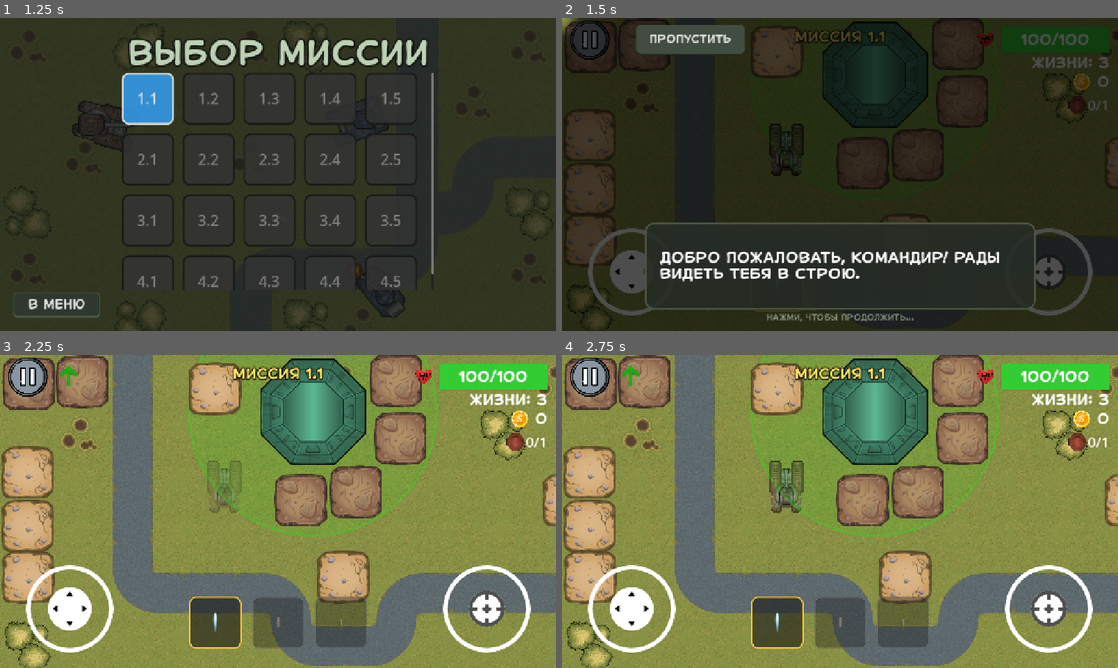
Above: before the commit, frames 1-4 (two rows, left to right).
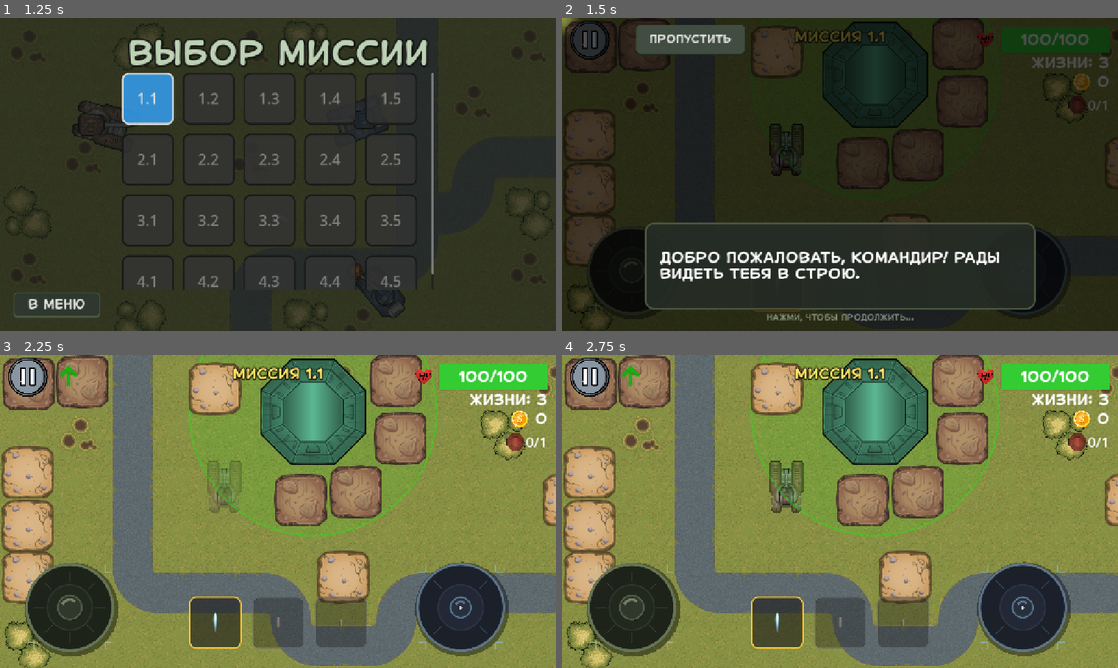
Above: after the commit, the same moments.

Repository: top-it-090304/Selyavi
Game: Godot game, scene res://scenes/MenuScenes/Menu.tscn
The game is run twice, just before and just after one commit, with the same random seed, the same clock (stepped at 60 frames per second) and the same inputs. Sound files missing from this copy of the repository are replaced by a short silence.
Inputs:
- Up to frame 1 (1.25 s): click "Миссии" at 0.5 s
- Up to frame 2 (1.5 s): click "1.1" at 1.25 s
- Up to frame 3 (2.25 s): click "ПРОПУСТИТЬ" at 2 s
- Up to frame 4 (2.75 s): no input

Frame 1 is identical in both runs. In frame 2, 3.3% of the frame differs, in the area x 4-96%, y 67-96%; in frame 3, 8.3%, in the area x 4-96%, y 66-97%; in frame 4, 8.3%.

Commit message:
stylized joysticks

Diff:
--- a/scenes/Tank/HUD.tscn
+++ b/scenes/Tank/HUD.tscn
@@ -166,12 +166,11 @@
 anchors_preset = 2
 anchor_top = 1.0
 anchor_bottom = 1.0
-offset_top = -237.0
+offset_top = -200.0
 offset_right = 200.0
-offset_bottom = -37.0
 grow_vertical = 0
 theme_override_constants/margin_left = 60
-theme_override_constants/margin_bottom = 90
+theme_override_constants/margin_bottom = 40
 
 [node name="Joystick" parent="Controls/MoveJoystickContainer" instance=ExtResource("5")]
 layout_mode = 2
@@ -185,13 +184,12 @@
 anchor_right = 1.0
 anchor_bottom = 1.0
 offset_left = -260.0
-offset_top = -237.0
+offset_top = -200.0
 offset_right = -60.0
-offset_bottom = -37.0
 grow_horizontal = 0
 grow_vertical = 0
-theme_override_constants/margin_right = 120
-theme_override_constants/margin_bottom = 90
+theme_override_constants/margin_right = 60
+theme_override_constants/margin_bottom = 40
 
 [node name="Aim" parent="Controls/AimJoystickContainer" instance=ExtResource("5")]
 layout_mode = 2
--- a/scenes/Tank/MobileJoystick.tscn
+++ b/scenes/Tank/MobileJoystick.tscn
@@ -1,8 +1,6 @@
-[gd_scene load_steps=6 format=3]
+[gd_scene load_steps=4 format=3]
 
-[ext_resource type="Texture2D" path="res://assets/joystick_base_outline.png" id="1"]
-[ext_resource type="Script" path="res://scripts/Tank/MobileJoystick.gd" id="2"]
-[ext_resource type="Texture2D" path="res://assets/joystick_tip_arrows.png" id="3"]
+[ext_resource type="Script" path="res://scripts/Tank/MobileJoystick.gd" id="1"]
 
 [sub_resource type="CircleShape2D" id="1"]
 radius = 100.0
@@ -11,17 +9,21 @@
 radius = 50.0
 
 [node name="Joystick" type="Control"]
+custom_minimum_size = Vector2(200, 200)
 layout_mode = 3
 anchors_preset = 0
-script = ExtResource("2")
+mouse_filter = 2
+script = ExtResource("1")
 
 [node name="TouchScreenButton" type="TouchScreenButton" parent="."]
-texture_normal = ExtResource("1")
+shape_centered = true
+shape_visible = false
 shape = SubResource("1")
 
-[node name="JoystickTipArrows" type="Sprite2D" parent="."]
+[node name="KnobPivot" type="Node2D" parent="."]
 position = Vector2(100, 100)
-texture = ExtResource("3")
 
-[node name="FireButton" type="TouchScreenButton" parent="JoystickTipArrows"]
+[node name="FireButton" type="TouchScreenButton" parent="KnobPivot"]
+shape_centered = true
+shape_visible = false
 shape = SubResource("2")
--- a/scripts/Tank/Boss.gd
+++ b/scripts/Tank/Boss.gd
@@ -5,6 +5,13 @@
 var _hp_bar: ProgressBar
 var _spawn_attempts: int = 0
 var _max_spawn_attempts: int = 28
+var _boss_minions: Array = []
+const MAX_BOSS_MINIONS: int = 3
+
+func _prune_minion_list():
+	_boss_minions = _boss_minions.filter(func(n):
+		return is_instance_valid(n) and not n.is_queued_for_deletion()
+	)
 
 func _ready():
 	_type_enemy = TypeEnemy.BOSS
@@ -113,6 +120,10 @@
 	if not is_instance_valid(_player):
 		return
 
+	_prune_minion_list()
+	if _boss_minions.size() >= MAX_BOSS_MINIONS:
+		return
+
 	var minion = _enemy_scene.instantiate()
 
 	var allowed_types = [TypeEnemy.LIGHT, TypeEnemy.MEDIUM, TypeEnemy.HEAVY]
@@ -122,6 +133,7 @@
 	minion.global_position = spawn_pos
 
 	get_parent().add_child(minion)
+	_boss_minions.append(minion)
 
 	if minion.has_method("_find_targets"):
 		minion._find_targets()
--- a/scripts/Tank/Enemy.gd
+++ b/scripts/Tank/Enemy.gd
@@ -158,10 +158,56 @@
 	if not _nav2d.is_navigation_finished():
 		var dir = (_nav2d.get_next_path_position() - global_position).normalized()
 		var current_speed = _chase_speed if _current_state == State.CHASE else _patrol_speed
-		velocity = dir * current_speed
-		rotation = dir.angle() + PI/2
+		var blended = _blend_navigation_with_avoidance(dir)
+		velocity = blended * current_speed
+		rotation = blended.angle() + PI/2
 	else:
 		velocity = Vector2.ZERO
+
+## Разведение с союзными ботами: не «паровозом» в одну точку навигации.
+func _blend_navigation_with_avoidance(desired_dir: Vector2) -> Vector2:
+	if desired_dir.length_squared() < 0.0001:
+		return Vector2.ZERO
+	var nrm = desired_dir.normalized()
+	var adjust = _compute_ally_avoidance(nrm)
+	var blended = nrm + adjust * 2.35
+	if blended.length_squared() < 0.0001:
+		return nrm
+	return blended.normalized()
+
+func _compute_ally_avoidance(forward: Vector2) -> Vector2:
+	var push = Vector2.ZERO
+	var my_pos = global_position
+	var sep_radius = 118.0
+	var lateral_sum = Vector2.ZERO
+	var lateral_count: int = 0
+
+	for other in get_tree().get_nodes_in_group("enemies"):
+		if not is_instance_valid(other) or other == self or other.is_queued_for_deletion():
+			continue
+		if not (other is CharacterBody2D):
+			continue
+		var diff = my_pos - other.global_position
+		var dist = diff.length()
+		if dist < sep_radius and dist > 0.4:
+			push += diff.normalized() * ((sep_radius - dist) / sep_radius)
+
+		var rel = other.global_position - my_pos
+		var along = rel.dot(forward)
+		if along > 18.0 and along < 150.0:
+			var perp = rel - forward * along
+			if perp.length_squared() < 55.0 * 55.0:
+				var side = Vector2(-forward.y, forward.x)
+				if side.dot(rel) > 0.0:
+					side = -side
+				lateral_sum += side
+				lateral_count += 1
+
+	if lateral_count > 0:
+		var lat = lateral_sum / float(lateral_count)
+		if lat.length_squared() > 0.0001:
+			push += lat.normalized() * 0.95
+	return push
 
 func _update_ray_cast():
 	if _ray_cast == null: return
--- a/scripts/Tank/MobileJoystick.gd
+++ b/scripts/Tank/MobileJoystick.gd
@@ -2,16 +2,40 @@
 
 signal use_move_vector(move_vector)
 signal fire_touch()
+
+## Движение — оливковый «броня / HUD»
+const CLR_SHADOW := Color(0.02, 0.03, 0.02, 0.45)
+const CLR_BASE := Color(0.11, 0.13, 0.10, 0.96)
+const CLR_BASE_INNER := Color(0.14, 0.16, 0.12, 0.88)
+const CLR_RING_OUT := Color(0.40, 0.46, 0.34, 0.98)
+const CLR_RING_IN := Color(0.28, 0.33, 0.24, 0.9)
+const CLR_ACCENT := Color(0.74, 0.82, 0.71, 0.55)
+const CLR_TICK := Color(0.55, 0.62, 0.48, 0.22)
+const CLR_KNOB := Color(0.19, 0.22, 0.17, 1.0)
+const CLR_KNOB_EDGE := Color(0.32, 0.37, 0.28, 1.0)
+const CLR_KNOB_HI := Color(0.78, 0.86, 0.68, 0.45)
+
+## Прицел — холоднее, без засечек-«диал», акцент сине-серый
+const AIM_CLR_SHADOW := Color(0.02, 0.03, 0.05, 0.42)
+const AIM_CLR_BASE := Color(0.10, 0.12, 0.16, 0.96)
+const AIM_CLR_BASE_INNER := Color(0.14, 0.16, 0.22, 0.88)
+const AIM_CLR_RING_OUT := Color(0.38, 0.48, 0.58, 0.9)
+const AIM_CLR_RING_IN := Color(0.22, 0.28, 0.36, 0.75)
+const AIM_CLR_ACCENT := Color(0.55, 0.72, 0.88, 0.65)
+const AIM_CLR_CROSS := Color(0.65, 0.78, 0.9, 0.38)
+const AIM_CLR_KNOB := Color(0.16, 0.19, 0.24, 1.0)
+const AIM_CLR_KNOB_EDGE := Color(0.35, 0.48, 0.58, 1.0)
+const AIM_CLR_KNOB_HI := Color(0.7, 0.82, 0.95, 0.4)
+const AIM_CLR_RETICLE := Color(0.85, 0.92, 0.98, 0.85)
 
 var _touch_button: TouchScreenButton
 var _fire_button: TouchScreenButton
 var move_vector: Vector2 = Vector2.ZERO
 var _is_joystick_active: bool = false
-var _inner_circle: Sprite2D
+var _knob_pivot: Node2D
 var _joystick_radius: float = 100.0
 var _last_valid_direction: Vector2 = Vector2.ZERO
 var _button_center: Vector2
-var _joystick_texture: Texture2D
 var _active_touch_index: int = -1
 
 func get_is_joystick_active() -> bool:
@@ -20,47 +44,50 @@
 var is_aim: bool = false
 
 func _ready():
-	var original_texture = load("res://assets/scope.png")
-	if original_texture:
-		var image: Image = original_texture.get_image()
-		image.resize(100, 100, Image.INTERPOLATE_BILINEAR)
-		_joystick_texture = ImageTexture.create_from_image(image)
-
 	_touch_button = get_node_or_null("TouchScreenButton")
-	_fire_button = get_node_or_null("JoystickTipArrows/FireButton")
-	_inner_circle = get_node_or_null("JoystickTipArrows")
+	_knob_pivot = get_node_or_null("KnobPivot")
+	_fire_button = get_node_or_null("KnobPivot/FireButton")
 
 	if _touch_button:
+		_touch_button.texture_normal = _make_clear_texture(int(_joystick_radius * 2))
 		_button_center = _touch_button.position + Vector2(_joystick_radius, _joystick_radius)
 		_touch_button.action = ""
 
 	if _fire_button:
+		_fire_button.texture_normal = _make_clear_texture(100)
 		_fire_button.action = ""
 
 	_reset_joystick()
+	queue_redraw()
 
 func init(aim: bool):
 	is_aim = aim
-	if is_aim and _inner_circle and _joystick_texture:
-		_inner_circle.texture = _joystick_texture
-
-# Метод для проверки, находится ли палец в зоне джойстика
+	if _fire_button:
+		_fire_button.visible = aim
+	queue_redraw()
+
+func _make_clear_texture(size: int) -> ImageTexture:
+	var img := Image.create_empty(size, size, false, Image.FORMAT_RGBA8)
+	img.fill(Color(0, 0, 0, 0))
+	return ImageTexture.create_from_image(img)
+
 func is_pos_inside(pos: Vector2) -> bool:
-	var local_pos = pos - global_position
+	var local_pos: Vector2 = pos - global_position
 	return local_pos.distance_to(_button_center) <= _joystick_radius * 1.5
 
 func _input(event):
 	if event is InputEventScreenTouch:
-		var event_pos = event.position - global_position
-		var dist = event_pos.distance_to(_button_center)
-
-		if event.pressed:
+		var touch := event as InputEventScreenTouch
+		var event_pos: Vector2 = touch.position - global_position
+		var dist: float = event_pos.distance_to(_button_center)
+
+		if touch.pressed:
 			if _active_touch_index == -1 and dist <= _joystick_radius * 1.5:
-				_active_touch_index = event.index
+				_active_touch_index = touch.index
 				_is_joystick_active = true
 				_handle_movement(event_pos)
 				get_viewport().set_input_as_handled()
-		elif event.index == _active_touch_index:
+		elif touch.index == _active_touch_index:
 			if _is_joystick_active:
 				if is_aim and move_vector.length() > 0.2:
 					fire_touch.emit()
@@ -69,29 +96,30 @@
 				_reset_joystick()
 				get_viewport().set_input_as_handled()
 
-	elif event is InputEventScreenDrag and event.index == _active_touch_index:
-		if _is_joystick_active:
-			var event_pos = event.position - global_position
+	elif event is InputEventScreenDrag:
+		var drag := event as InputEventScreenDrag
+		if drag.index == _active_touch_index and _is_joystick_active:
+			var event_pos: Vector2 = drag.position - global_position
 			_handle_movement(event_pos)
 			get_viewport().set_input_as_handled()
 
-	# Блокируем эмуляцию мыши, если она в зоне джойстика
 	elif event is InputEventMouseButton:
-		if is_pos_inside(event.position):
+		var mb := event as InputEventMouseButton
+		if is_pos_inside(mb.position):
 			get_viewport().set_input_as_handled()
 
 func _handle_movement(local_pos: Vector2):
-	var raw_direction: Vector2 = local_pos - _button_center
+	var raw_direction := local_pos - _button_center
 	var clamped_direction: Vector2
 	if raw_direction.length() > _joystick_radius:
 		clamped_direction = raw_direction.normalized() * _joystick_radius
 	else:
 		clamped_direction = raw_direction
 
-	if _inner_circle:
-		_inner_circle.position = _button_center + clamped_direction
-
-	var new_direction: Vector2 = clamped_direction / _joystick_radius
+	if _knob_pivot:
+		_knob_pivot.position = _button_center + clamped_direction
+
+	var new_direction := clamped_direction / _joystick_radius
 
 	if is_aim and _last_valid_direction != Vector2.ZERO:
 		move_vector = _last_valid_direction.lerp(new_direction, 0.4)
@@ -100,13 +128,98 @@
 
 	if new_direction.length() > 0.1:
 		_last_valid_direction = new_direction
+
+	queue_redraw()
 
 func _physics_process(_delta):
 	if _is_joystick_active:
 		use_move_vector.emit(move_vector)
 
 func _reset_joystick():
-	if _inner_circle:
-		_inner_circle.position = _button_center
+	if _knob_pivot:
+		_knob_pivot.position = _button_center
 	move_vector = Vector2.ZERO
-	if not is_aim: _last_valid_direction = Vector2.ZERO
+	if not is_aim:
+		_last_valid_direction = Vector2.ZERO
+	queue_redraw()
+
+func _draw():
+	var c := _button_center
+	var r := _joystick_radius
+	if is_aim:
+		_draw_aim_base(c, r)
+		_draw_hud_corners_aim(c, r + 4.0)
+	else:
+		_draw_move_base(c, r)
+		_draw_hud_corners_move(c, r + 4.0)
+
+	var kc: Vector2 = _knob_pivot.position if _knob_pivot else c
+	if is_aim:
+		_draw_aim_knob(kc)
+		_draw_aim_overlay(c, kc)
+	else:
+		_draw_move_knob(kc)
+
+func _draw_move_base(c: Vector2, r: float):
+	draw_circle(c + Vector2(4, 5), r + 8.0, CLR_SHADOW)
+	draw_circle(c, r - 2.0, CLR_BASE)
+	draw_circle(c, r * 0.52, CLR_BASE_INNER)
+	draw_arc(c, r - 1.0, 0.0, TAU, 96, CLR_RING_OUT, 5.0, true)
+	draw_arc(c, r * 0.52, 0.0, TAU, 64, Color(CLR_RING_IN.r, CLR_RING_IN.g, CLR_RING_IN.b, 0.4), 2.0, true)
+	for i in range(8):
+		var a := float(i) * TAU / 8.0
+		var dir := Vector2.from_angle(a)
+		draw_line(c + dir * (r * 0.58), c + dir * (r * 0.82), CLR_TICK, 2.0)
+
+func _draw_aim_base(c: Vector2, r: float):
+	draw_circle(c + Vector2(3, 4), r + 8.0, AIM_CLR_SHADOW)
+	draw_circle(c, r - 2.0, AIM_CLR_BASE)
+	draw_circle(c, r * 0.52, AIM_CLR_BASE_INNER)
+	draw_arc(c, r - 1.0, 0.0, TAU, 96, AIM_CLR_RING_OUT, 4.0, true)
+	draw_arc(c, r * 0.52, 0.0, TAU, 64, Color(AIM_CLR_RING_IN.r, AIM_CLR_RING_IN.g, AIM_CLR_RING_IN.b, 0.5), 2.0, true)
+	# Только 4 кардинальные метки — «прицельная» сетка
+	for i in range(4):
+		var a := float(i) * PI * 0.5 + PI * 0.25
+		var dir := Vector2.from_angle(a)
+		draw_line(c + dir * (r * 0.62), c + dir * (r * 0.86), Color(AIM_CLR_ACCENT.r, AIM_CLR_ACCENT.g, AIM_CLR_ACCENT.b, 0.28), 1.5)
+
+func _draw_hud_corners_move(center: Vector2, extent: float):
+	_draw_hud_corners(center, extent, CLR_ACCENT)
+
+func _draw_hud_corners_aim(center: Vector2, extent: float):
+	_draw_hud_corners(center, extent, AIM_CLR_ACCENT)
+
+func _draw_hud_corners(center: Vector2, extent: float, col: Color):
+	var arm := 16.0
+	var w := 2.5
+	var inset := extent * 0.78
+	var corners: Array[Vector2] = [Vector2(-1, -1), Vector2(1, -1), Vector2(-1, 1), Vector2(1, 1)]
+	for s in corners:
+		var corner := center + Vector2(s.x * inset, s.y * inset)
+		draw_line(corner, corner + Vector2(s.x * arm, 0), col, w)
+		draw_line(corner, corner + Vector2(0, s.y * arm), col, w)
+
+func _draw_move_knob(p: Vector2):
+	var kr := 28.0
+	draw_circle(p + Vector2(2, 3), kr, Color(0, 0, 0, 0.28))
+	draw_circle(p, kr, CLR_KNOB)
+	draw_arc(p, kr - 0.5, 0.0, TAU, 40, CLR_KNOB_EDGE, 2.5, true)
+	draw_arc(p, kr * 0.65, -2.7, -0.9, 12, CLR_KNOB_HI, 5.0, true)
+
+func _draw_aim_knob(p: Vector2):
+	var kr := 24.0
+	draw_circle(p + Vector2(1, 2), kr, Color(0, 0, 0, 0.35))
+	draw_circle(p, kr, AIM_CLR_KNOB)
+	draw_arc(p, kr - 0.5, 0.0, TAU, 36, AIM_CLR_KNOB_EDGE, 2.0, true)
+	draw_arc(p, kr * 0.55, -2.5, -0.8, 10, AIM_CLR_KNOB_HI, 4.0, true)
+	draw_circle(p, 4.0, AIM_CLR_RETICLE)
+
+func _draw_aim_overlay(base_c: Vector2, knob_c: Vector2):
+	var ext := 52.0
+	draw_line(base_c + Vector2(-ext, 0), base_c + Vector2(-ext * 0.38, 0), AIM_CLR_CROSS, 1.5)
+	draw_line(base_c + Vector2(ext * 0.38, 0), base_c + Vector2(ext, 0), AIM_CLR_CROSS, 1.5)
+	draw_line(base_c + Vector2(0, -ext), base_c + Vector2(0, -ext * 0.38), AIM_CLR_CROSS, 1.5)
+	draw_line(base_c + Vector2(0, ext * 0.38), base_c + Vector2(0, ext), AIM_CLR_CROSS, 1.5)
+	var cross := 9.0
+	draw_line(knob_c + Vector2(-cross, 0), knob_c + Vector2(cross, 0), AIM_CLR_ACCENT, 1.5)
+	draw_line(knob_c + Vector2(0, -cross), knob_c + Vector2(0, cross), AIM_CLR_ACCENT, 1.5)
--- a/scripts/Tank/Tank.gd
+++ b/scripts/Tank/Tank.gd
@@ -18,6 +18,7 @@
 var _moving_sound: AudioStreamPlayer
 var _smoke_particles: CPUParticles2D
 var _fade_tween: Tween
+var _hit_flash_tween: Tween
 var _normal_movement_volume: float = 0.0
 var _is_moving: bool = false
 var _is_invulnerable: bool = false
@@ -57,9 +58,19 @@
 
 	_hp -= int(final_damage)
 	tank_health_changed.emit(_hp, _max_hp)
+	_play_body_hit_flash()
 	_update_damage_visuals()
 	if _hp <= 0:
 		_destroy()
+
+func _play_body_hit_flash():
+	if _body == null:
+		return
+	if _hit_flash_tween != null and _hit_flash_tween.is_running():
+		_hit_flash_tween.kill()
+	_hit_flash_tween = create_tween()
+	_hit_flash_tween.tween_property(_body, "modulate", Color(4.5, 4.5, 4.5, 1.0), 0.05)
+	_hit_flash_tween.tween_property(_body, "modulate", Color(1, 1, 1, 1.0), 0.07)
 
 func apply_base_buffs(damage_mult: float, armor_bonus: float, rof_mult: float):
 	_base_damage_mult = damage_mult
